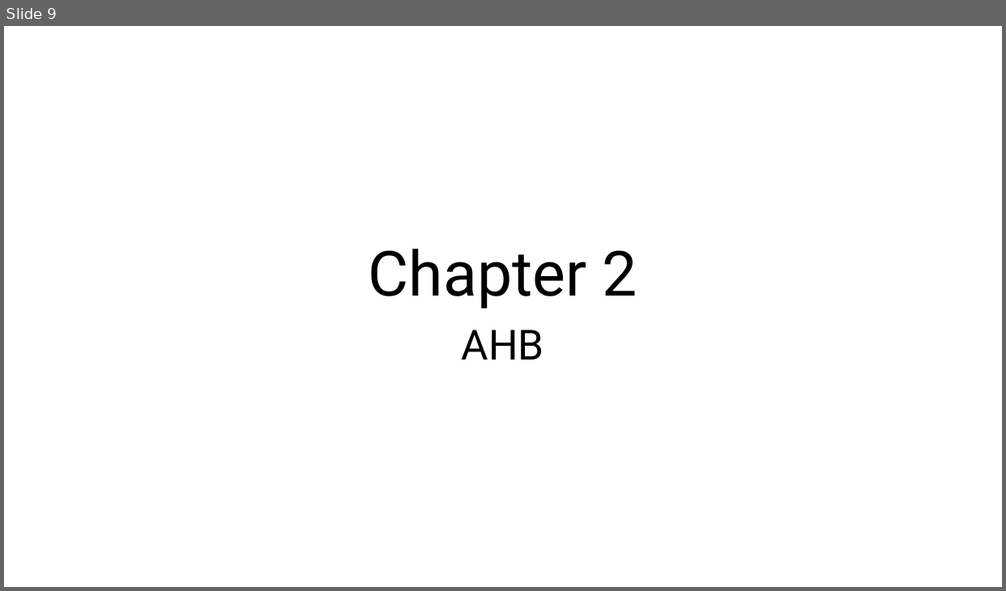
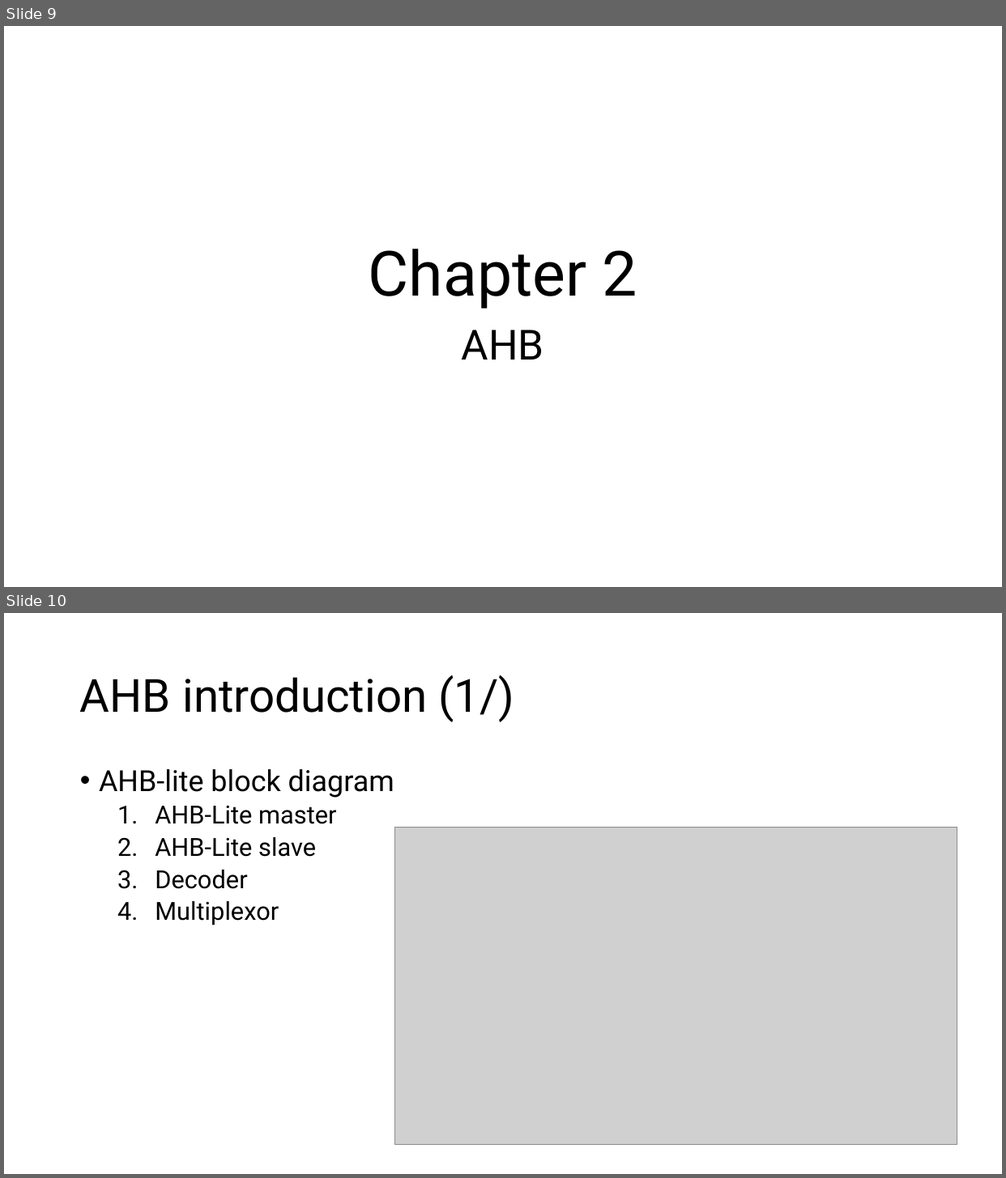
Before and after one commit to s9001055/DV_learning, a slide deck: AMBA/AMBA_learning.pptx. Shown one above the other, each under a label of ours: slide 9 before the commit, slides 9 and 10 after it. The pictures are 1006x591 and 1006x1178 pixels, drawn with LibreOffice and Linux fonts; fonts in the diff are those of the drawing; grey boxes stand for pictures. Boxes give left, top, right and bottom in pixels: in the first picture for what was removed or moved away, otherwise in the second. Text is boxed around its words. In the diff, an @@ line names an element or a change of style, - is before the commit and + after.

Commit message:
Modufy: AMBA/AMBA_learning.pptx 1. Add chapter 2 AHB introduction

```diff
--- a/AMBA/AMBA_learning.pptx
+++ b/AMBA/AMBA_learning.pptx
@@ slide 10 added at (4, 613, 1002, 1174), background #FFFFFF @@
@@ title added at (80, 675, 514, 722), 44 pt, text #000000 @@
+AHB introduction (1/)
@@ text added at (99, 769, 394, 926), 24 pt, text #000000 @@
+• AHB-lite block diagram
+  1. AHB-Lite master
+  2. AHB-Lite slave
+  3. Decoder
+  4. Multiplexor
@@ picture added at (394, 827, 957, 1144) @@
```
Also in this commit, not shown: 4 other slides added, 1 other file.
